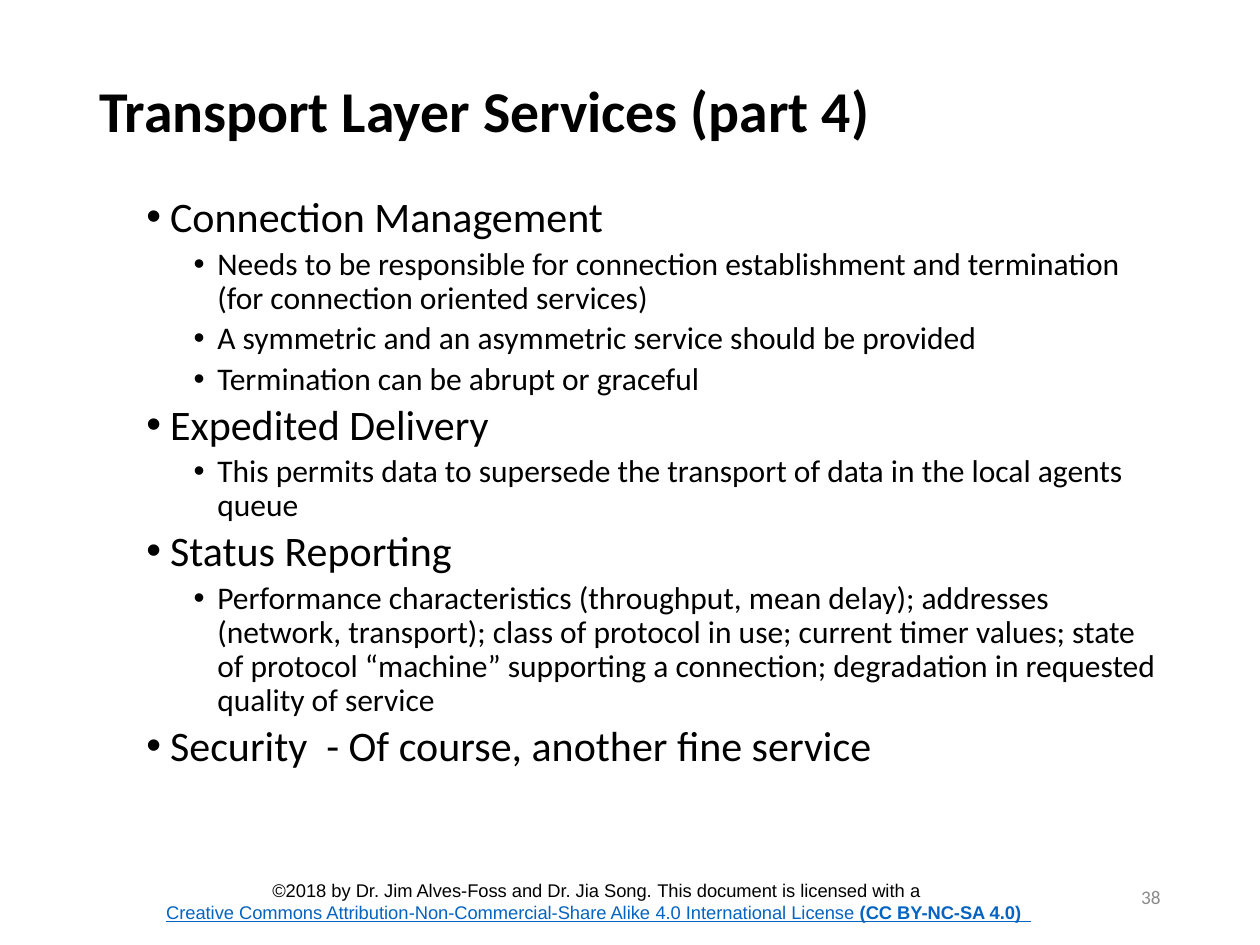
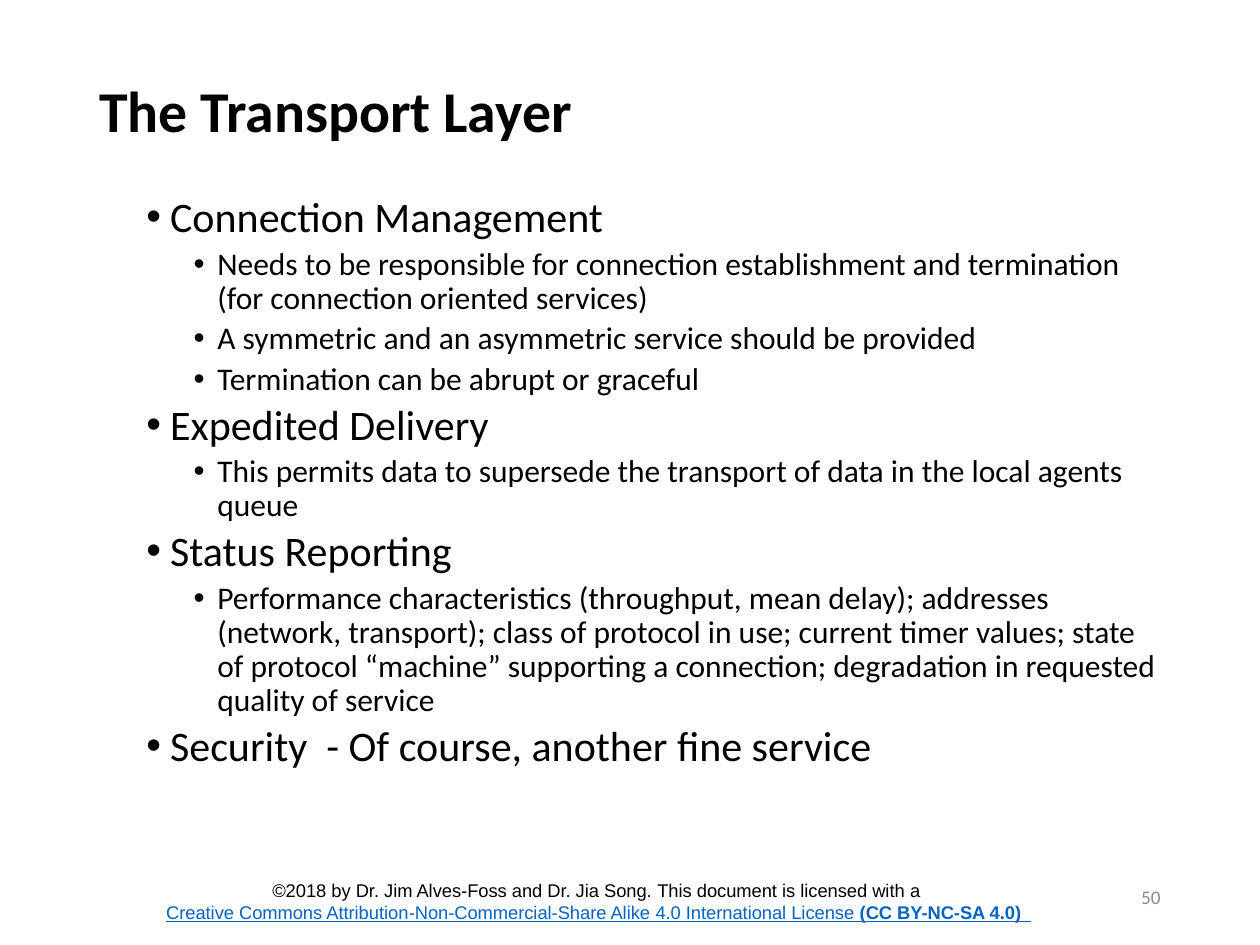
Before and after one commit to CenterForSecureAndDependableSystems/Teaching-Materials, a slide deck: slide 50 of Network-Security/Module_1 Internetworking/Lesson_2_Internetworking.pptx (slide 38 before the commit). Drawn at 1260x945 pixels with LibreOffice and Linux fonts; fonts in the diff are those of the drawing; background and template pictures are left out. Boxes give left, top, right and bottom in pixels: in the first picture for what was removed or moved away, otherwise in the second. Text is boxed around its words. In the diff, an @@ line names an element or a change of style, - is before the commit and + after.

```diff
--- a/Network-Security/Module_1 Internetworking/Lesson_2_Internetworking.pptx
+++ b/Network-Security/Module_1 Internetworking/Lesson_2_Internetworking.pptx
@@ title at bbox=[99, 91, 572, 141]: text changed @@
-Transport Layer Services (part 4)
+The Transport Layer
@@ page number at bbox=[1141, 891, 1160, 904]: text changed @@
-38
+50
```
Also in this commit, not shown: 60 other slides changed, 12 slides added, 24 other files.
